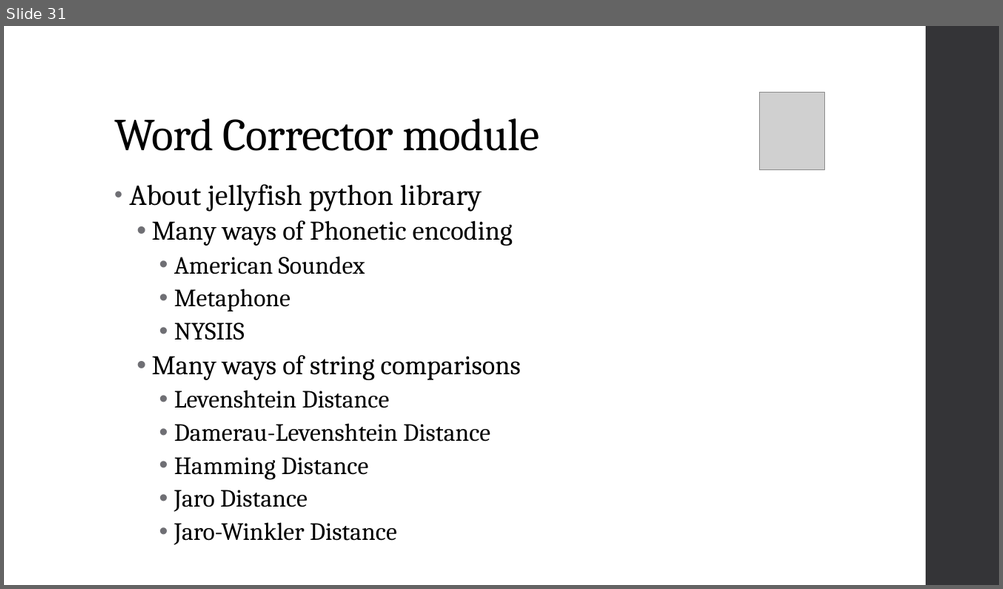
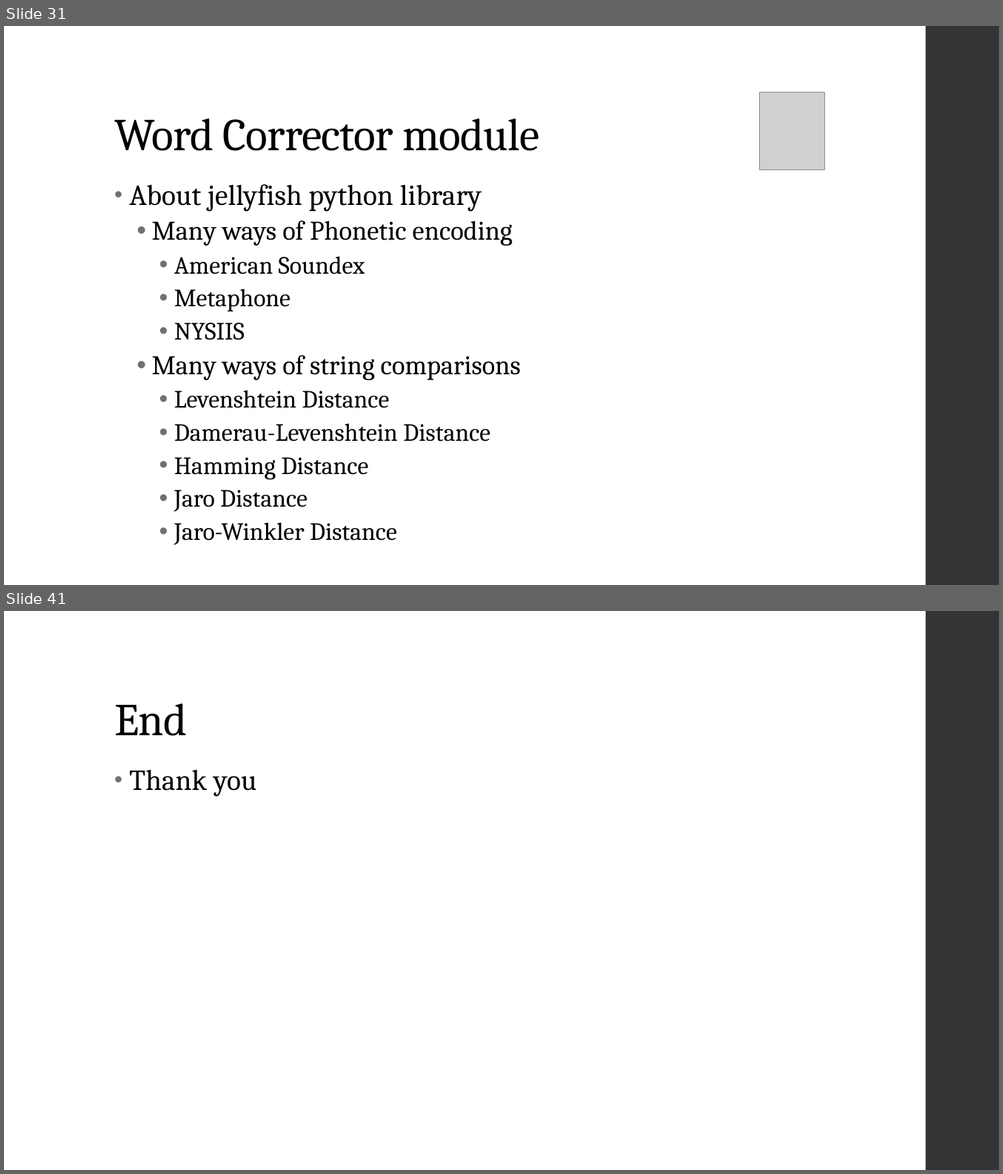
Before and after one commit to nlzz22/FYPTalkToCode, a slide deck: FYP CA Presentation.pptx. Shown one above the other, each under a label of ours: slide 31 before the commit, slides 31 and 41 after it; the slides between them are not shown. The pictures are 1003x589 and 1003x1174 pixels, drawn with LibreOffice and Linux fonts; fonts in the diff are those of the drawing; grey boxes stand for pictures. Boxes give left, top, right and bottom in pixels: in the first picture for what was removed or moved away, otherwise in the second. Text is boxed around its words. In the diff, an @@ line names an element or a change of style, - is before the commit and + after.

```diff
--- a/FYP CA Presentation.pptx
+++ b/FYP CA Presentation.pptx
@@ slide 41 added at [4,611,999,1170], background #FFFFFF; not listed: 1 template element that a slide beside it also shows @@
@@ title added at [114,703,187,736], 44 pt, text #000000 @@
+End
@@ text added at [129,769,257,797], 28 pt, text #000000 @@
+• Thank you
```
Also in this commit, not shown: 3 slides changed, 9 other slides added, 1 slide removed.
